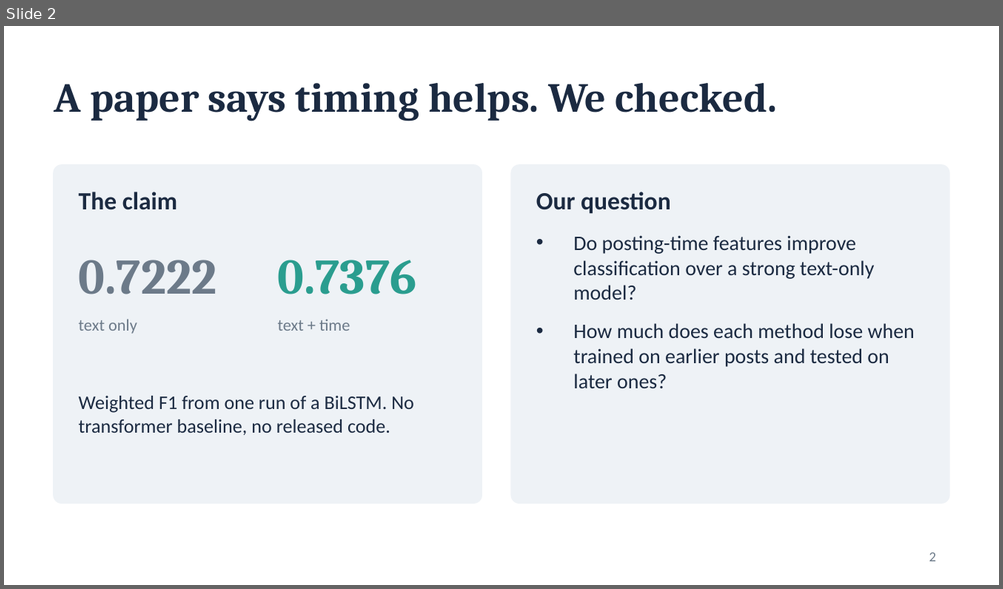
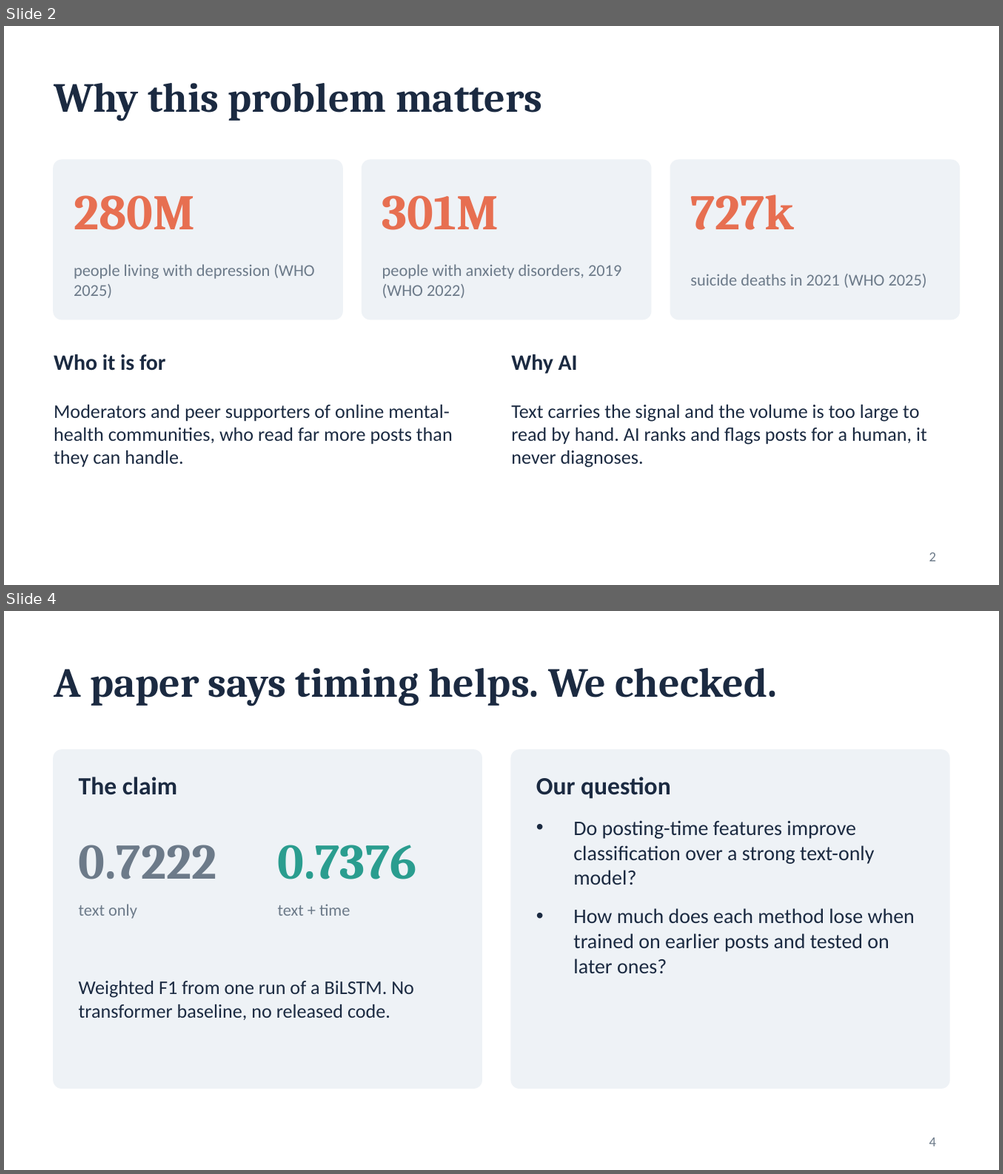
Before and after one commit to Abhinavxox/reddit-mental-health-timing, a slide deck: slides/Phase1_Timing_Matters.pptx. Shown one above the other, each under a label of ours: slide 2 before the commit, slides 2 and 4 after it; the slides between them are not shown. The pictures are 1003x589 and 1003x1174 pixels, drawn with LibreOffice and Linux fonts; fonts in the diff are those of the drawing. Boxes give left, top, right and bottom in pixels: in the first picture for what was removed or moved away, otherwise in the second. Text is boxed around its words. In the diff, an @@ line names an element or a change of style, - is before the commit and + after.

```diff
--- a/slides/Phase1_Timing_Matters.pptx
+++ b/slides/Phase1_Timing_Matters.pptx
@@ slide 2 added at bbox=[4, 26, 999, 585], background #FFFFFF @@
@@ title added at bbox=[54, 83, 542, 121], 30 pt, text #1B2A41, bold @@
+Why this problem matters
@@ rounded rectangle added at bbox=[54, 160, 342, 319], fill #EEF2F6, outline #EEF2F6 1 pt @@
@@ rounded rectangle added at bbox=[362, 160, 651, 319], fill #EEF2F6, outline #EEF2F6 1 pt @@
@@ rounded rectangle added at bbox=[670, 160, 959, 319], fill #EEF2F6, outline #EEF2F6 1 pt @@
@@ text added at bbox=[74, 195, 195, 230], 36 pt, text #E76F51, bold @@
+280M
@@ text added at bbox=[382, 195, 498, 230], 36 pt, text #E76F51, bold @@
+301M
@@ text added at bbox=[690, 195, 794, 230], 36 pt, text #E76F51, bold @@
+727k
@@ text added at bbox=[74, 264, 314, 298], 12 pt, text #6C7A89 @@
+people living with depression (WHO 2025)
@@ text added at bbox=[382, 264, 621, 298], 12 pt, text #6C7A89 @@
+people with anxiety disorders, 2019 (WHO 2022)
@@ text added at bbox=[690, 274, 927, 288], 12 pt, text #6C7A89 @@
+suicide deaths in 2021 (WHO 2025)
@@ text added at bbox=[54, 355, 166, 371], 16 pt, text #1B2A41, bold @@
+Who it is for
@@ text added at bbox=[511, 355, 578, 374], 16 pt, text #1B2A41, bold @@
+Why AI
@@ text added at bbox=[54, 405, 452, 468], 14 pt, text #1B2A41 @@
+Moderators and peer supporters of online mental-health communities, who read far more posts than they can handle.
@@ text added at bbox=[511, 405, 927, 468], 14 pt, text #1B2A41 @@
+Text carries the signal and the volume is too large to read by hand. AI ranks and flags posts for a human, it never diagnoses.
@@ page number added at bbox=[929, 553, 936, 562], 10 pt, text #6C7A89 @@
+2
@@ what was slide 2 is now slide 4 @@
@@ page number at bbox=[929, 1138, 936, 1147]: text changed @@
-2
+4
```
Also in this commit, not shown: 3 slides changed, 6 other slides added, 6 other files.
